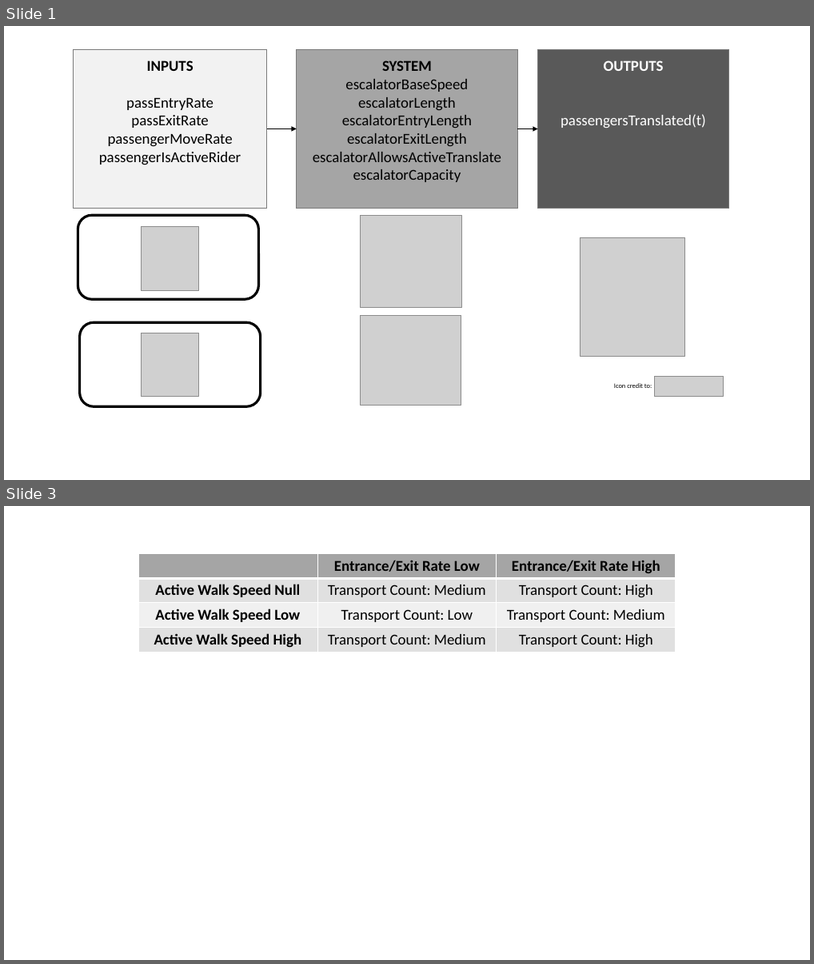
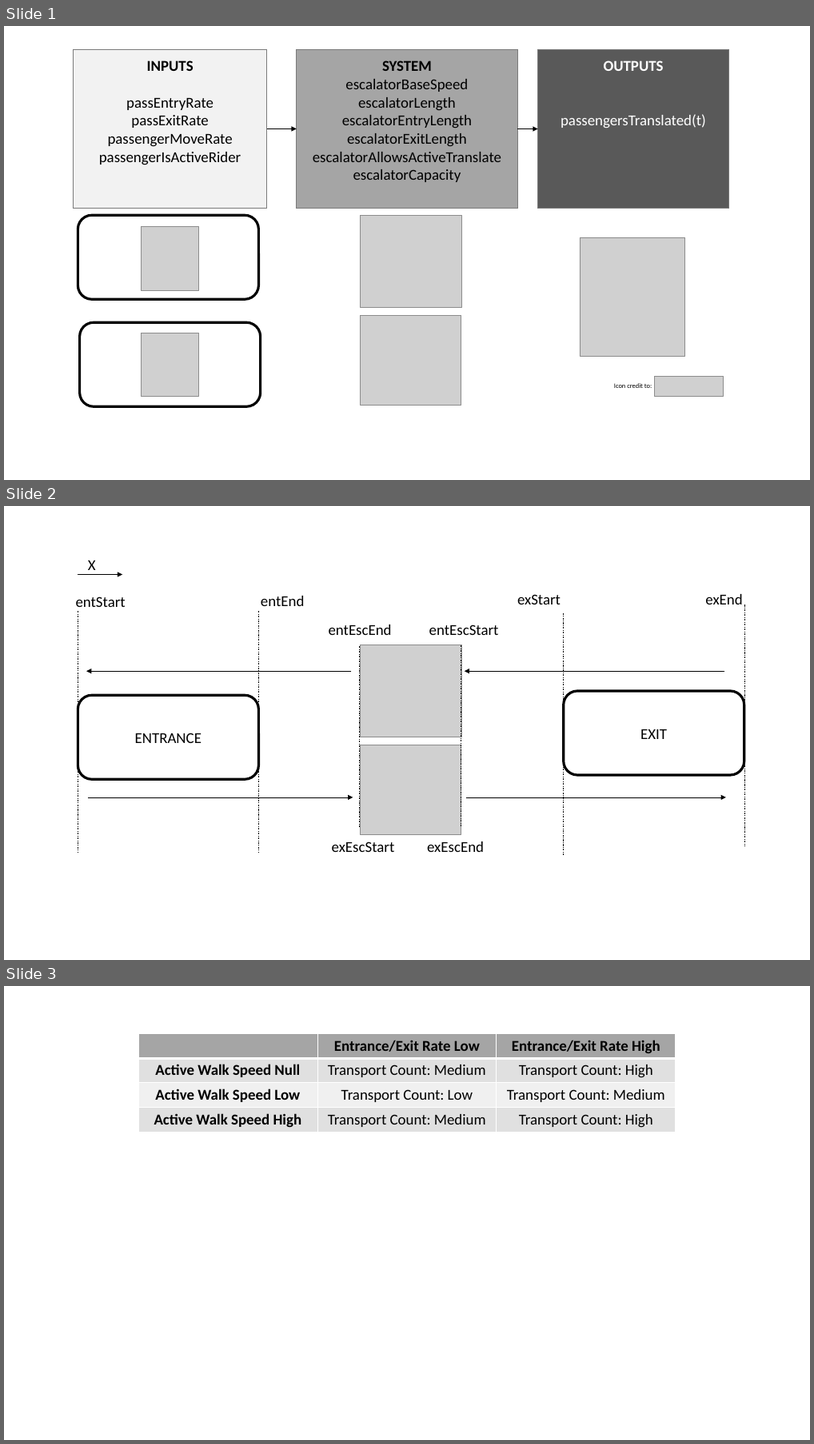
Before and after one commit to IDS6145-Fall2019/assignment1-rhyben94, a slide deck: images/Image-Bank.pptx. Shown one above the other, each under a label of ours: slides 1 and 3 before the commit, slides 1, 2 and 3 after it; the slides between them are not shown. The pictures are 814x964 and 814x1444 pixels, drawn with LibreOffice and Linux fonts; fonts in the diff are those of the drawing; grey boxes stand for pictures. Boxes give left, top, right and bottom in pixels: in the first picture for what was removed or moved away, otherwise in the second. Text is boxed around its words. In the diff, an @@ line names an element or a change of style, - is before the commit and + after.

```diff
--- a/images/Image-Bank.pptx
+++ b/images/Image-Bank.pptx
@@ slide 2 added at (4, 506, 810, 960), background #FFFFFF @@
@@ arrow added from (78, 574) to (122, 574), #000000 0.5 pt @@
@@ text added at (88, 560, 96, 575), 18 pt, text #000000 @@
+X
@@ text added at (76, 596, 126, 607), 18 pt, text #000000 @@
+entStart
@@ text added at (261, 596, 305, 606), 18 pt, text #000000 @@
+entEnd
@@ text added at (518, 594, 561, 604), 18 pt, text #000000 @@
+exStart
@@ text added at (706, 594, 742, 604), 18 pt, text #000000 @@
+exEnd
@@ line added from (78, 611) to (78, 852), #000000 0.5 pt dashed @@
@@ line added from (258, 611) to (258, 852), #000000 0.5 pt dashed @@
@@ text added at (329, 624, 392, 635), 18 pt, text #000000 @@
+entEscEnd
@@ text added at (430, 624, 499, 635), 18 pt, text #000000 @@
+entEscStart
@@ line added from (564, 613) to (564, 855), #000000 0.5 pt dashed @@
@@ line added from (745, 604) to (745, 847), #000000 0.5 pt dashed @@
@@ line added from (360, 646) to (360, 828), #000000 0.5 pt dashed @@
@@ picture added at (361, 645, 462, 737) @@
@@ line added from (462, 645) to (462, 827), #000000 0.5 pt dashed @@
@@ arrow added from (352, 671) to (86, 671), #000000 0.5 pt @@
@@ arrow added from (725, 671) to (465, 671), #000000 0.5 pt @@
@@ rounded rectangle added at (78, 695, 258, 779), outline #000000 3 pt, 18 pt, text #000000 @@
+ENTRANCE
@@ rounded rectangle added at (564, 691, 745, 776), outline #000000 3 pt, 18 pt, text #000000 @@
+EXIT
@@ picture added at (361, 744, 462, 834) @@
@@ arrow added from (88, 797) to (353, 797), #000000 0.5 pt @@
@@ arrow added from (466, 797) to (726, 797), #000000 0.5 pt @@
@@ text added at (332, 841, 395, 852), 18 pt, text #000000 @@
+exEscStart
@@ text added at (427, 841, 484, 852), 18 pt, text #000000 @@
+exEscEnd
```
Also in this commit, not shown: 2 slides changed, 4 other slides added, 2 slides removed, 7 other files.
